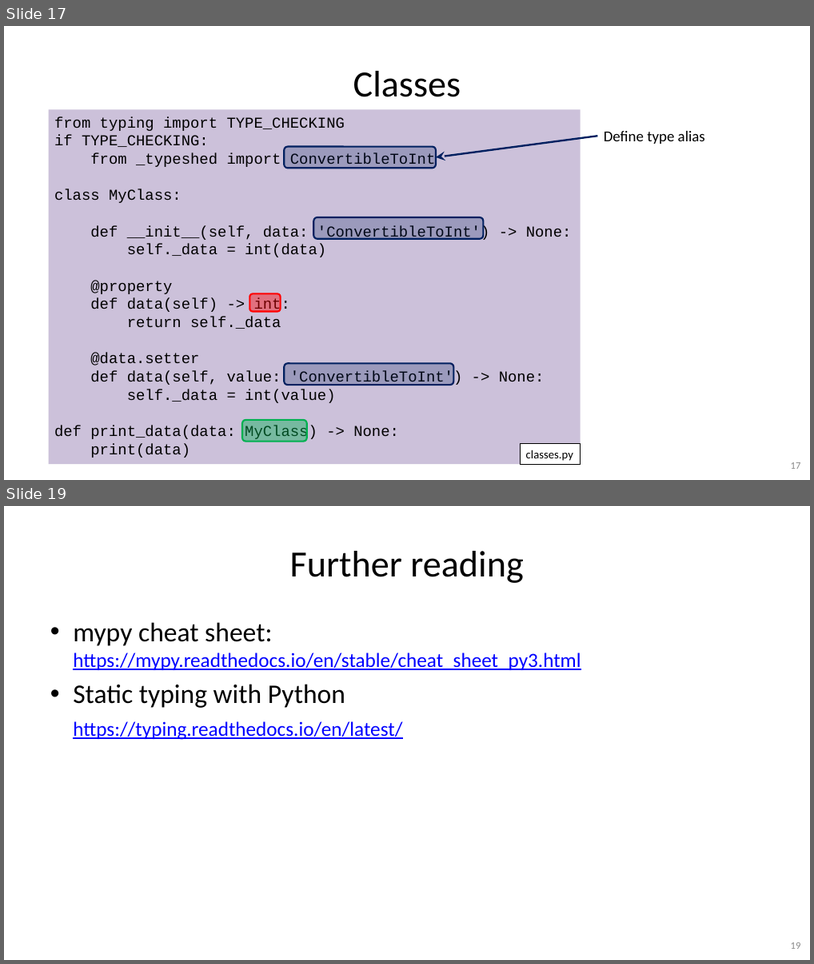
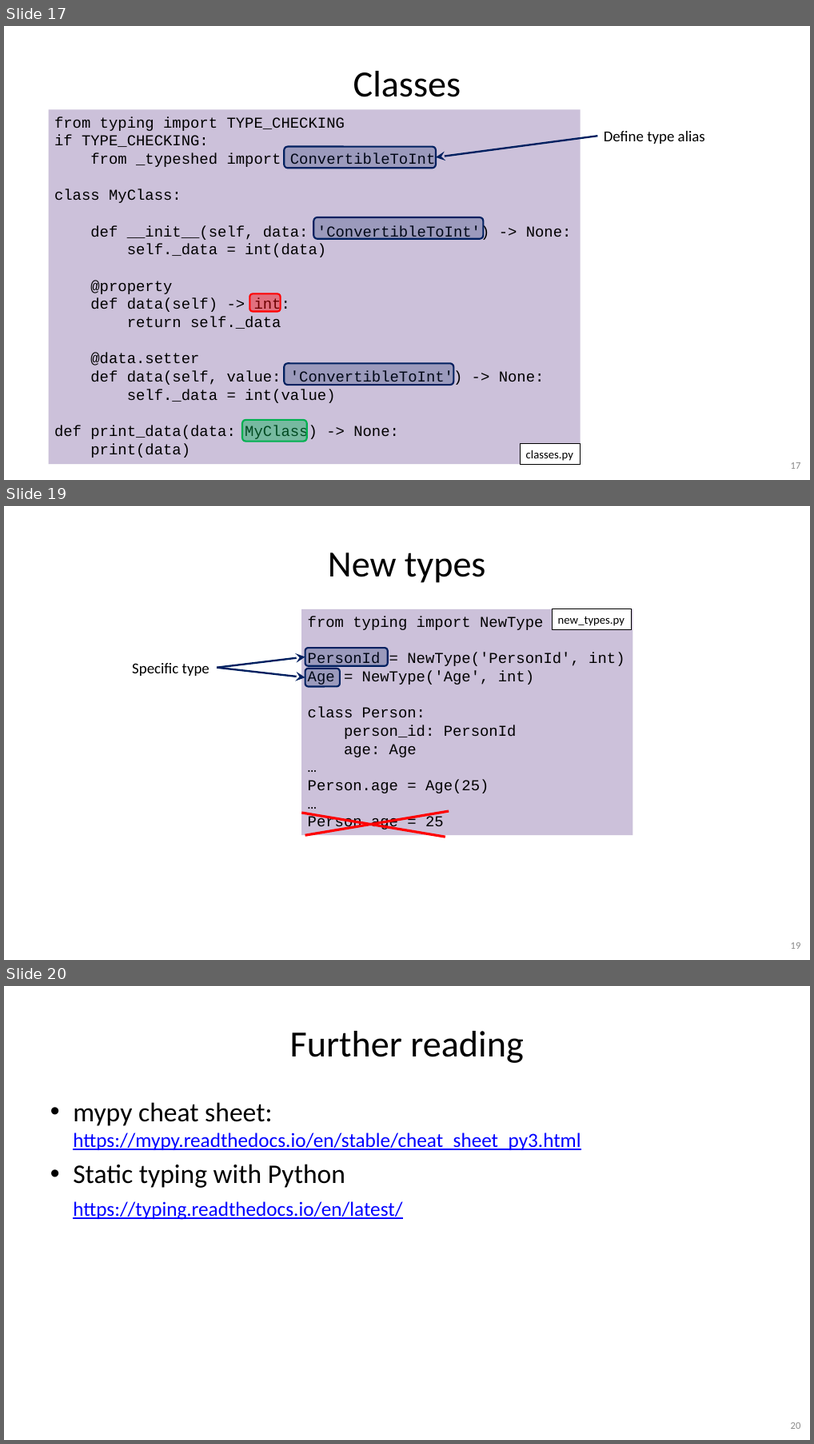
Before and after one commit to gjbex/Python-software-engineering, a slide deck: python_software_engineering.pptx. Shown one above the other, each under a label of ours: slides 17 and 19 before the commit, slides 17, 19 and 20 after it; the slides between them are not shown. The pictures are 814x964 and 814x1444 pixels, drawn with LibreOffice and Linux fonts; fonts in the diff are those of the drawing. Boxes give left, top, right and bottom in pixels: in the first picture for what was removed or moved away, otherwise in the second. Text is boxed around its words. In the diff, an @@ line names an element or a change of style, - is before the commit and + after.

Commit message:
Add slide on NewType

```diff
--- a/python_software_engineering.pptx
+++ b/python_software_engineering.pptx
@@ slide 19 added at [4, 506, 810, 960], background #FFFFFF @@
@@ title added at [328, 552, 486, 583], 44 pt, text #000000 @@
+New types
@@ rectangle added at [302, 609, 633, 835], fill #CCC1DA, 18 pt, text #000000 @@
+from typing import NewType
+PersonId = NewType('PersonId', int)
+Age = NewType('Age', int)
+class Person:
+person_id: PersonId
+age: Age
+…
+Person.age = Age(25)
+…
+Person.age = 25
@@ rectangle added at [553, 609, 633, 629], fill #FFFFFF, outline #000000 0.75 pt, 14 pt, text #000000 @@
+new_types.py
@@ group added at [132, 648, 388, 686]: 2 arrows, 2 rounded rectangles, 1 text @@
+Specific type
@@ line added from (302, 812) to (446, 837), #FF0000 3 pt @@
@@ line added from (306, 835) to (450, 811), #FF0000 3 pt @@
@@ page number added at [791, 942, 802, 948], 12 pt, text #8C8C8C @@
+19
@@ what was slide 19 is now slide 20 @@
@@ page number at [791, 1422, 802, 1428]: text changed @@
-19
+20
```
Also in this commit, not shown: 3 slides changed.
